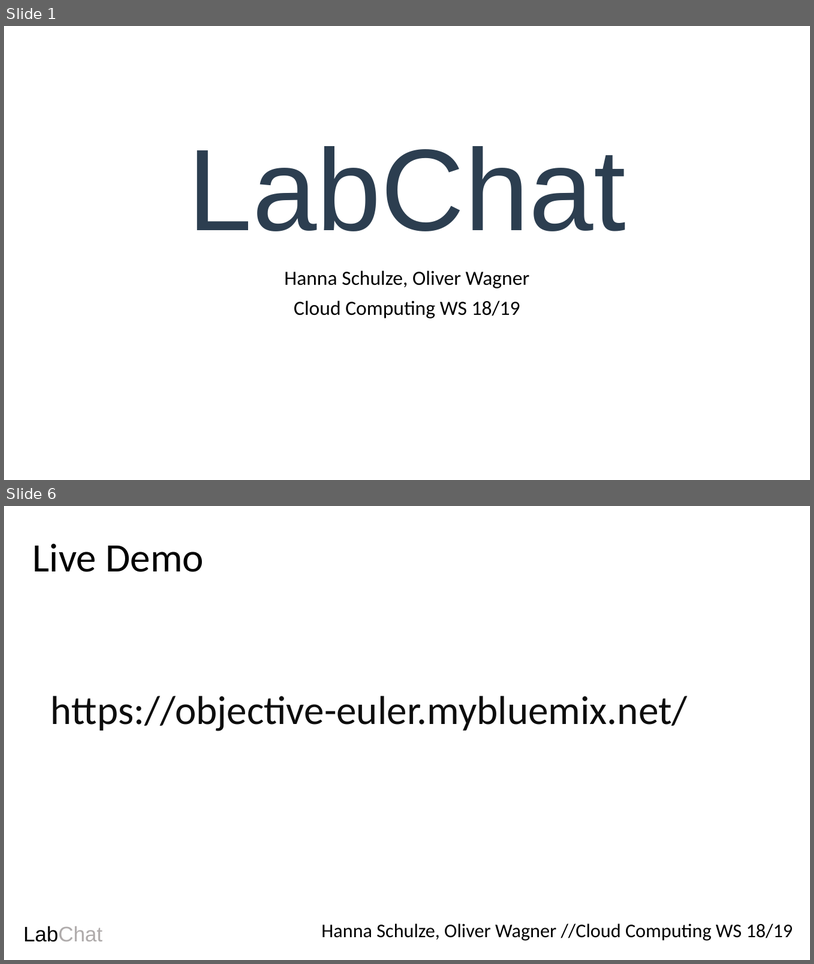
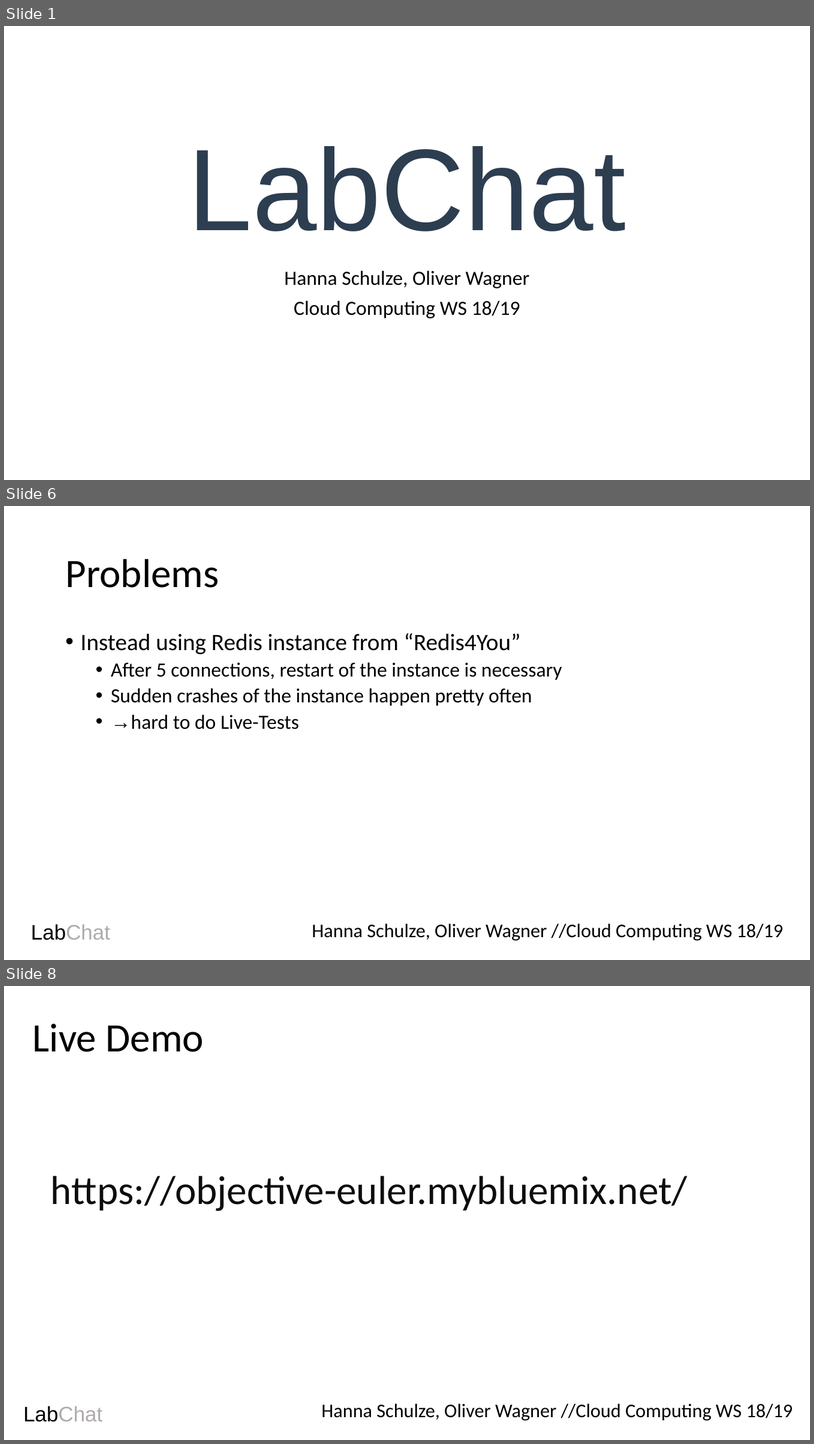
Before and after one commit to oliverwagner1989/CloudComputing_WS1718, a slide deck: Presentation LabChat - Exc 4.odp. Shown one above the other, each under a label of ours: slides 1 and 6 before the commit, slides 1, 6 and 8 after it; the slides between them are not shown. The pictures are 814x964 and 814x1444 pixels, drawn with LibreOffice and Linux fonts; fonts in the diff are those of the drawing. Boxes give left, top, right and bottom in pixels: in the first picture for what was removed or moved away, otherwise in the second. Text is boxed around its words. In the diff, an @@ line names an element or a change of style, - is before the commit and + after.

```diff
--- a/Presentation LabChat - Exc 4.odp
+++ b/Presentation LabChat - Exc 4.odp
@@ slide 6 added at (x1=4, y1=506, x2=810, y2=960), background #FFFFFF @@
@@ title added at (x1=65, y1=559, x2=219, y2=588), 48 pt, text #000000 @@
+Problems
@@ text added at (x1=81, y1=633, x2=563, y2=729), 24 pt, text #000000 @@
+• Instead using Redis instance from “Redis4You”
+  • After 5 connections, restart of the instance is necessary
+  • Sudden crashes of the instance happen pretty often
+  • →hard to do Live-Tests
@@ text added at (x1=31, y1=924, x2=110, y2=940), 25 pt, text #AFABAB @@
+LabChat
@@ text added at (x1=312, y1=923, x2=784, y2=940), 23 pt, text #000000 @@
+Hanna Schulze, Oliver Wagner //Cloud Computing WS 18/19
@@ what was slide 6 is now slide 8 @@
```
Also in this commit, not shown: 4 slides changed, 1 other slide added, 1 other file.
